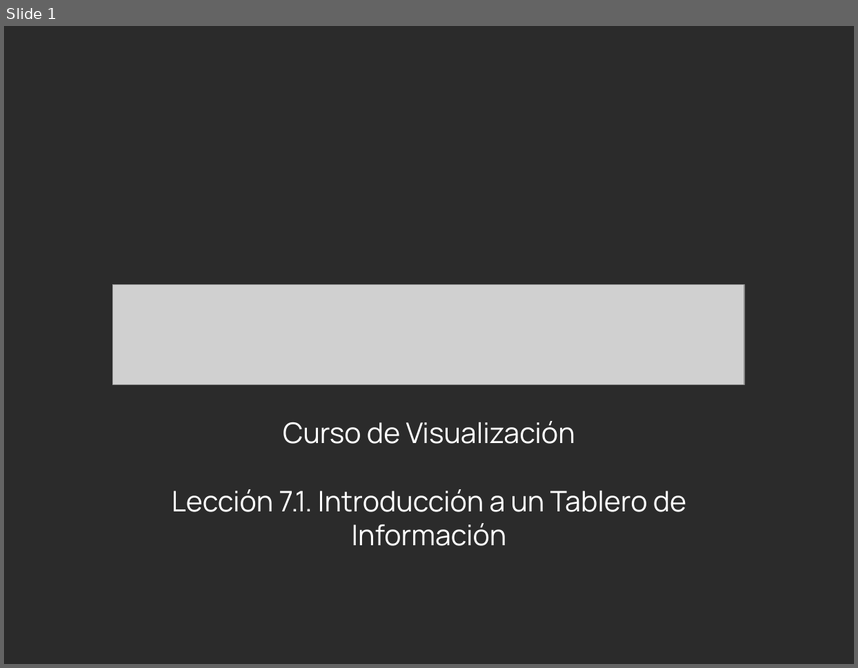
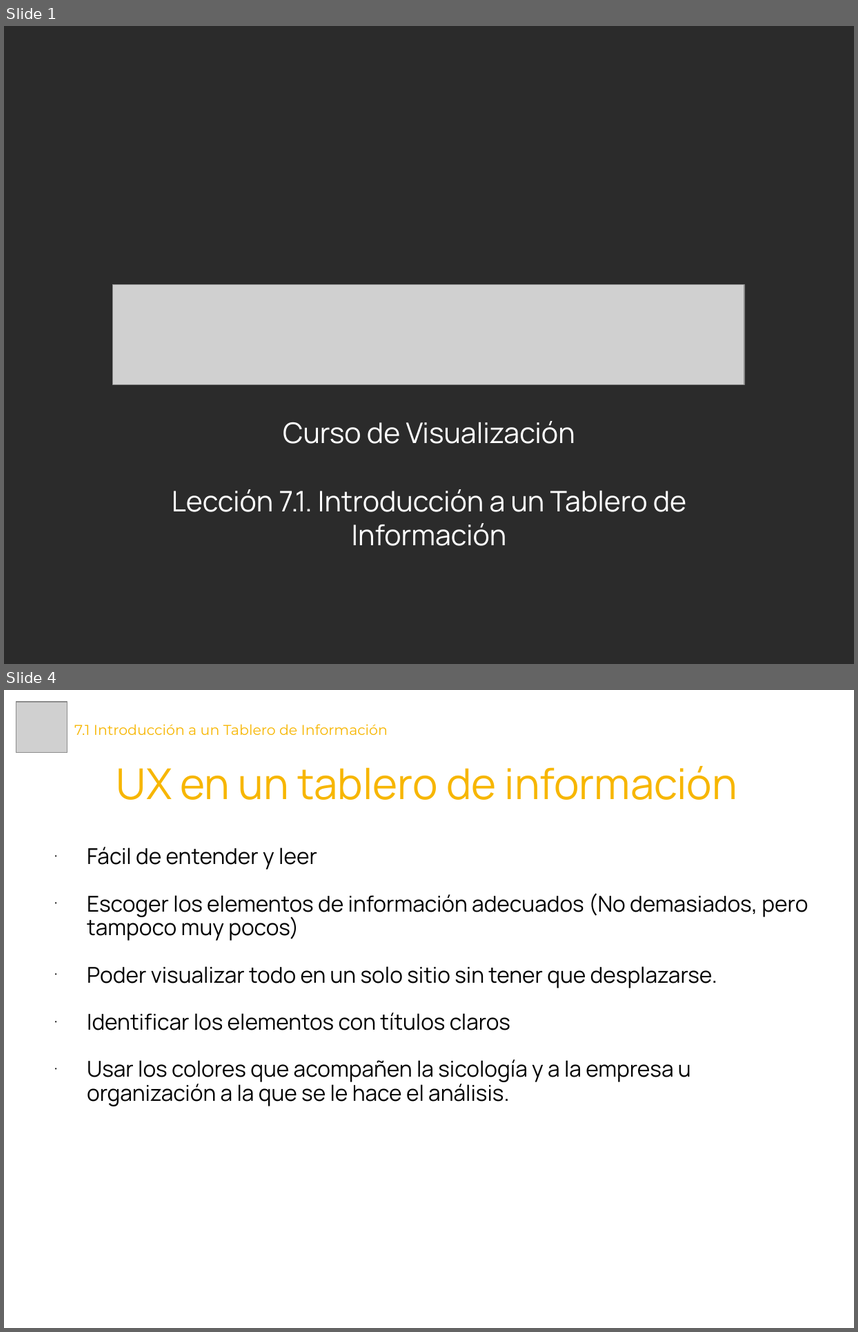
Before and after one commit to Laboratoria/curriculum, a slide deck: 18-data-visualization/Contenido Semana 3/7.1. Presentación - Introducción a un Tablero de Información.pptx. Shown one above the other, each under a label of ours: slide 1 before the commit, slides 1 and 4 after it; the slides between them are not shown. The pictures are 858x668 and 858x1332 pixels, drawn with LibreOffice and Linux fonts; fonts in the diff are those of the drawing; grey boxes stand for pictures; background and template pictures are left out; a plain dark background stands for a picture behind light text. Boxes give left, top, right and bottom in pixels: in the first picture for what was removed or moved away, otherwise in the second. Text is boxed around its words. In the diff, an @@ line names an element or a change of style, - is before the commit and + after.

```diff
--- a/18-data-visualization/Contenido Semana 3/7.1. Presentación - Introducción a un Tablero de Información.pptx
+++ b/18-data-visualization/Contenido Semana 3/7.1. Presentación - Introducción a un Tablero de Información.pptx
@@ slide 4 added at (x1=4, y1=690, x2=854, y2=1328), background #FFFFFF @@
@@ picture added at (x1=16, y1=702, x2=67, y2=753) @@
@@ title added at (x1=74, y1=724, x2=388, y2=735), 12 pt, text #F7B600 @@
+7.1 Introducción a un Tablero de Información
@@ text added at (x1=116, y1=766, x2=737, y2=800), 36 pt, text #F7B600 @@
+UX en un tablero de información
@@ text added at (x1=87, y1=847, x2=808, y2=1106), 18.5 pt, text #000000 @@
+• Fácil de entender y leer
+• Escoger los elementos de información adecuados (No demasiados, pero tampoco muy pocos)
+• Poder visualizar todo en un solo sitio sin tener que desplazarse.
+• Identificar los elementos con títulos claros
+• Usar los colores que acompañen la sicología y a la empresa u organización a la que se le hace el análisis.
```
Also in this commit, not shown: 1 slide changed, 2 other slides added, 1 slide removed, 9 other files.
